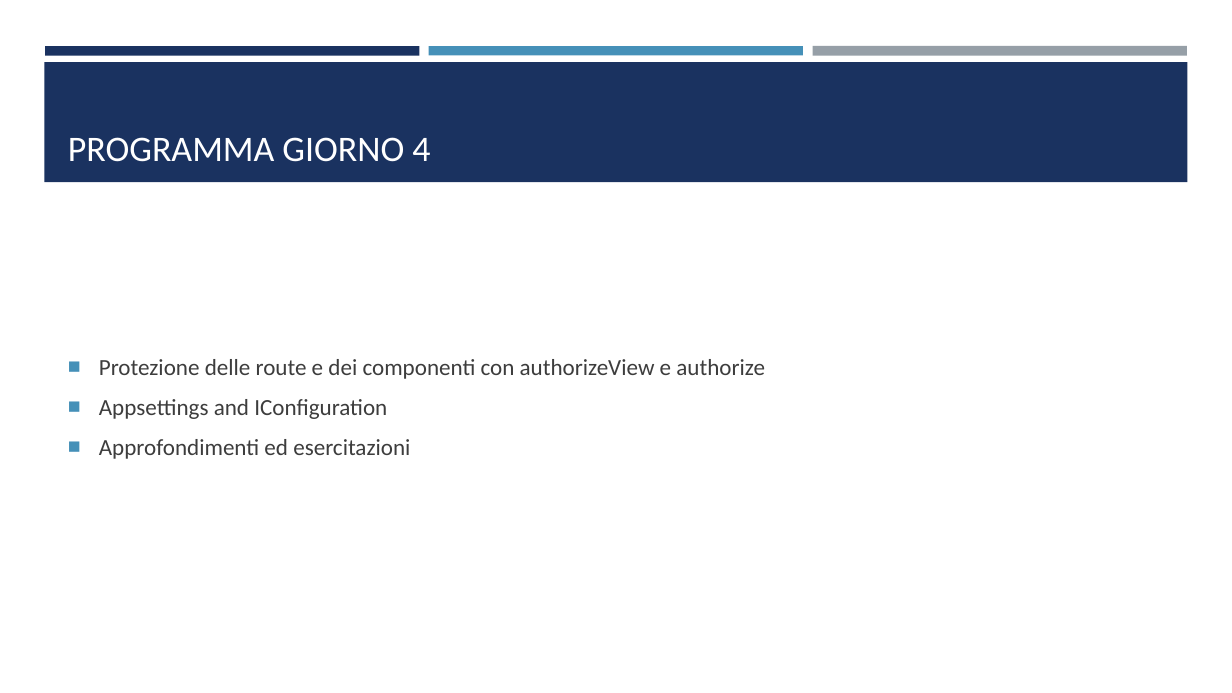
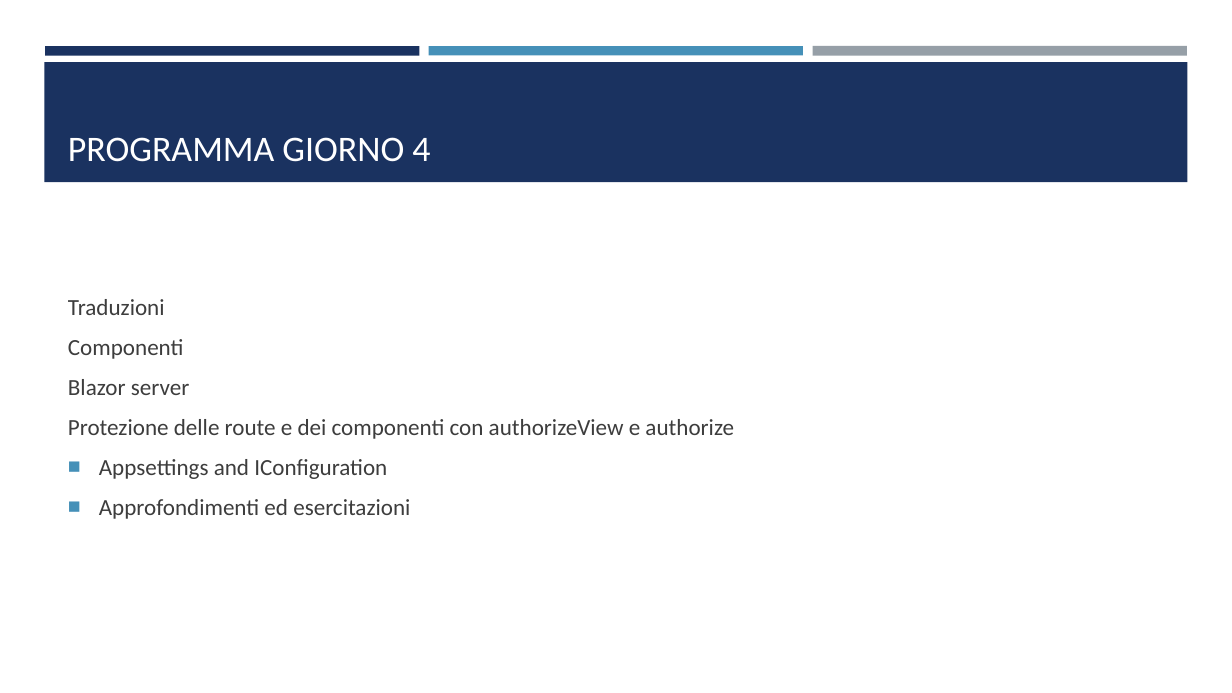
Before and after one commit to a-iafrate/forel_corso_blazor, a slide deck: slide 5 of slides/blazor_giorno_3.pptx. Drawn at 1232x693 pixels with LibreOffice and Linux fonts; fonts in the diff are those of the drawing. Boxes give left, top, right and bottom in pixels: in the first picture for what was removed or moved away, otherwise in the second. Text is boxed around its words. In the diff, an @@ line names an element or a change of style, - is before the commit and + after.

Commit message:
traduzioni

```diff
--- a/slides/blazor_giorno_3.pptx
+++ b/slides/blazor_giorno_3.pptx
@@ text at [68, 299, 189, 395]: paragraphs added @@
+Traduzioni
+Componenti
+Blazor server
@@ text at [68, 419, 734, 439]: bullet ■ to none @@
```
Also in this commit, not shown: 11 other files.
